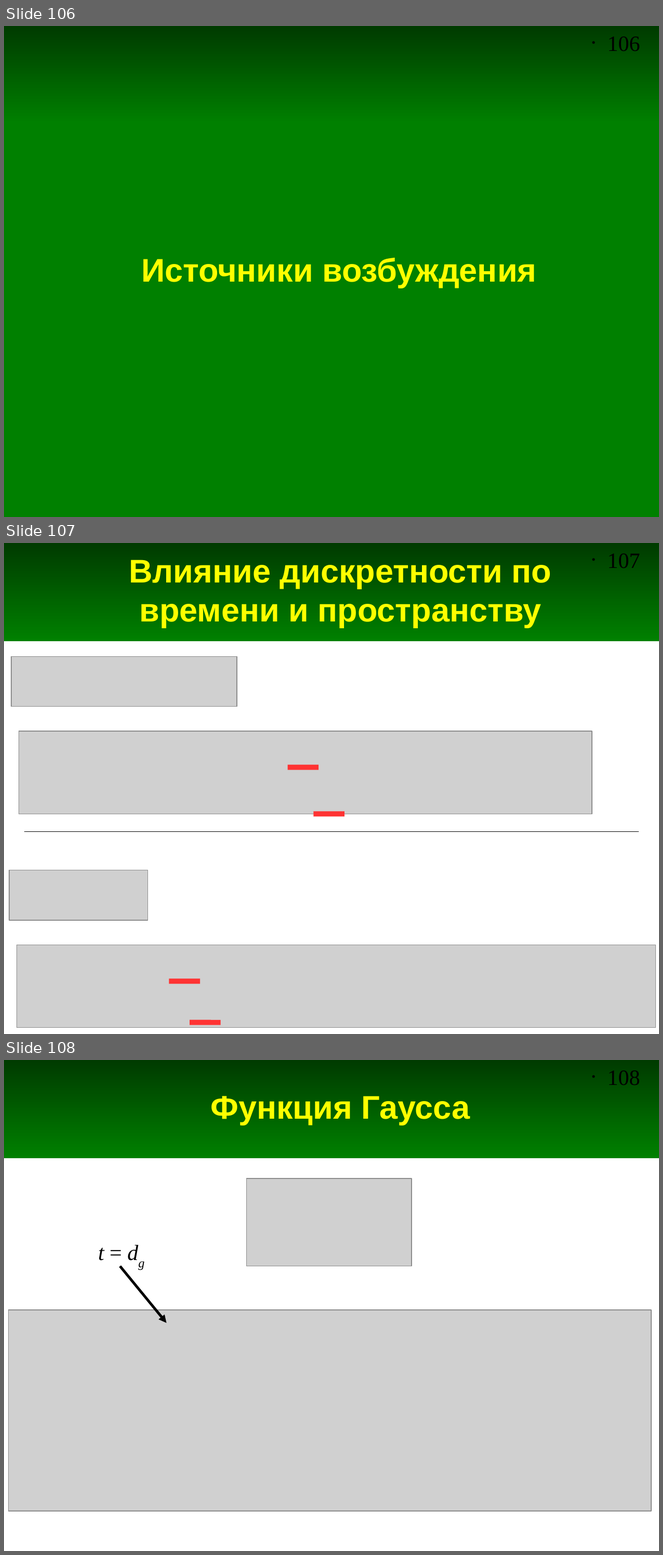
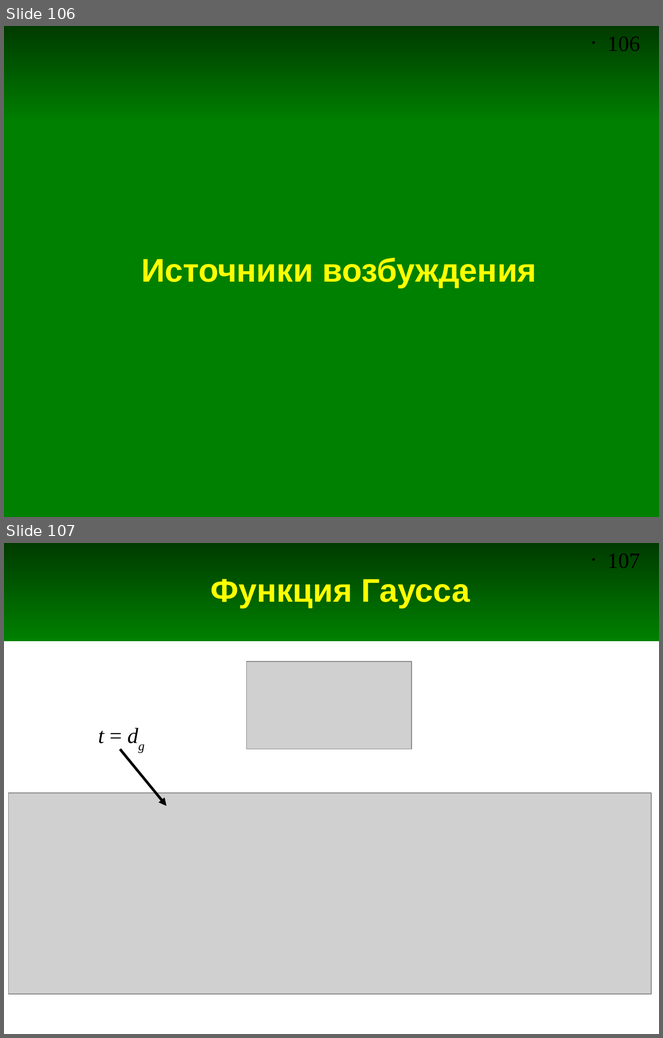
Before and after one commit to andris0147sv/modelling, a slide deck: presentations/2. FDTD.odp. Shown one above the other, each under a label of ours: slides 106, 107 and 108 before the commit, slides 106 and 107 after it. The pictures are 663x1555 and 663x1038 pixels, drawn with LibreOffice and Linux fonts; fonts in the diff are those of the drawing; grey boxes stand for pictures. Boxes give left, top, right and bottom in pixels: in the first picture for what was removed or moved away, otherwise in the second. Text is boxed around its words. In the diff, an @@ line names an element or a change of style, - is before the commit and + after.

```diff
--- a/presentations/2. FDTD.odp
+++ b/presentations/2. FDTD.odp
@@ slide 107 removed at (4, 543, 659, 1034), background #FFFFFF; not listed: 2 template elements that a slide beside it also shows @@
@@ title removed at (129, 560, 552, 628) @@
-Влияние дискретности по времени и пространству
@@ picture removed at (11, 656, 236, 707) @@
@@ picture removed at (19, 731, 592, 813) @@
@@ line removed from (288, 768) to (319, 768) @@
@@ line removed from (313, 814) to (345, 814) @@
@@ line removed from (24, 832) to (639, 832) @@
@@ picture removed at (9, 871, 148, 921) @@
@@ picture removed at (17, 945, 656, 1028) @@
@@ line removed from (169, 981) to (200, 981) @@
@@ line removed from (190, 1022) to (221, 1022) @@
@@ what was slide 108 is now slide 107 @@
@@ page number at (608, 553, 640, 568): text changed @@
-• 108
+• 107
```
Also in this commit, not shown: 2 slides added, 1 other file.
